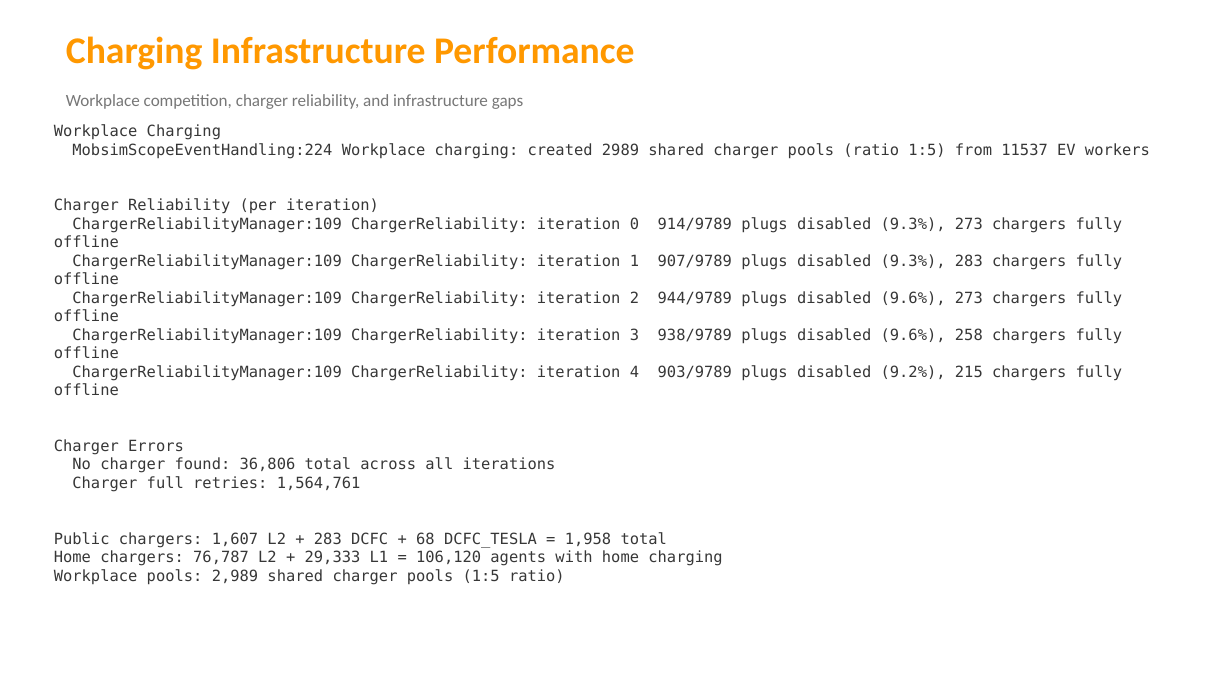
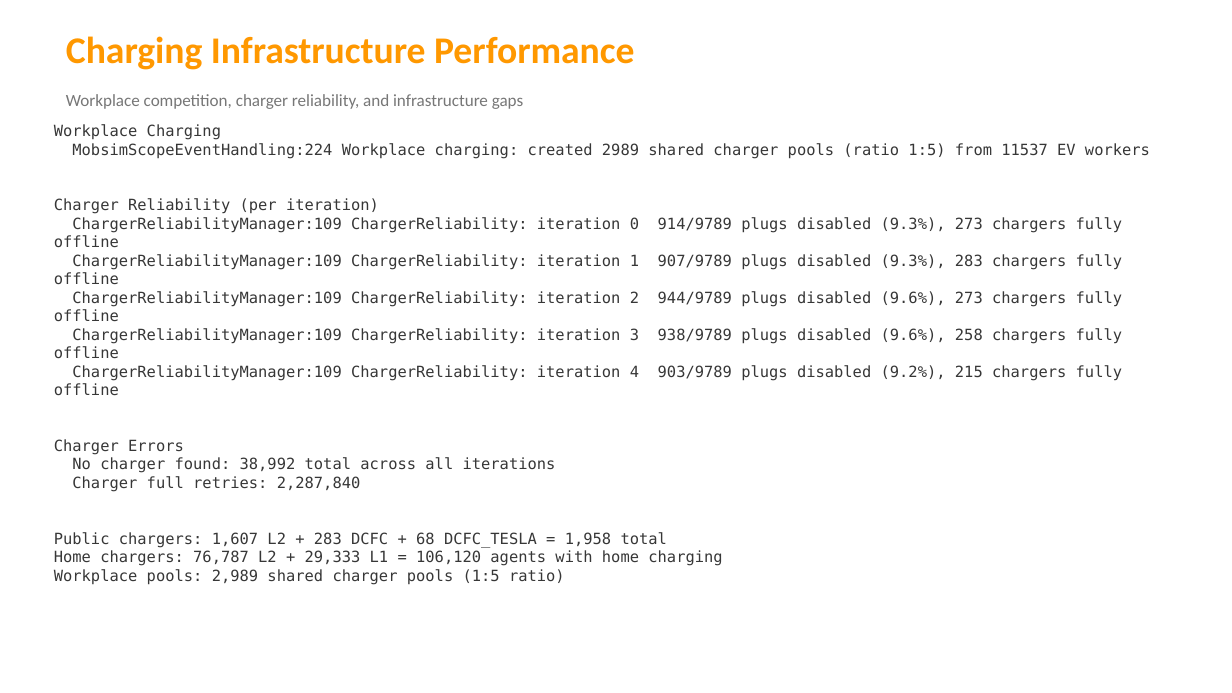
Before and after one commit to Tomal121186621/UrbanEV-MATSim-Maryland, a slide deck: slide 6 of UrbanEV_Results.pptx. Drawn at 1232x693 pixels with LibreOffice and Linux fonts; fonts in the diff are those of the drawing. Boxes give left, top, right and bottom in pixels: in the first picture for what was removed or moved away, otherwise in the second. Text is boxed around its words. In the diff, an @@ line names an element or a change of style, - is before the commit and + after.

Commit message:
Auto-update results after iteration 5

```diff
--- a/UrbanEV_Results.pptx
+++ b/UrbanEV_Results.pptx
@@ text at <box>72,457,556,492</box>: text changed @@
-No charger found: 36,806 total across all iterations
-Charger full retries: 1,564,761
+No charger found: 38,992 total across all iterations
+Charger full retries: 2,287,840
```
Also in this commit, not shown: 6 other slides changed.
